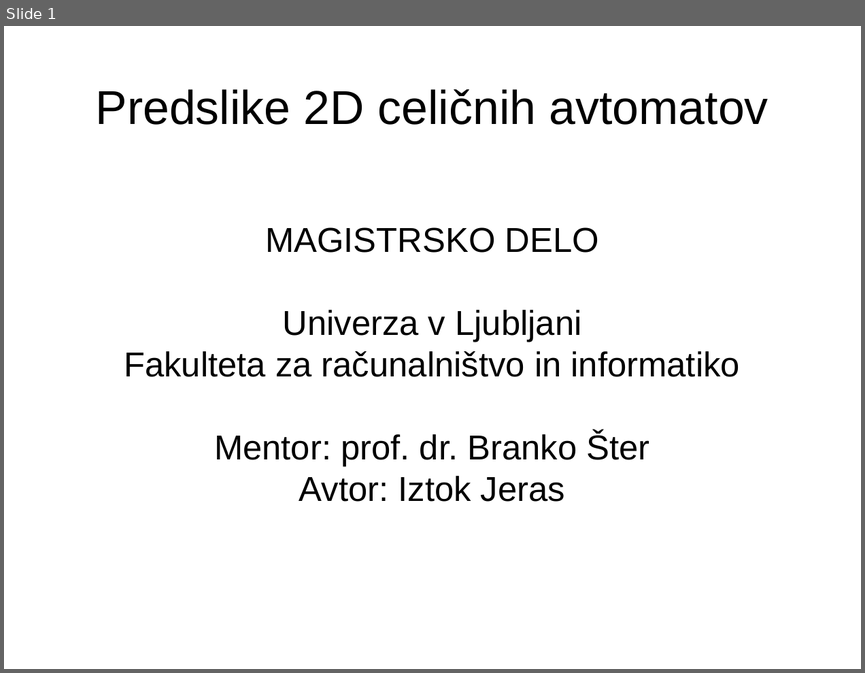
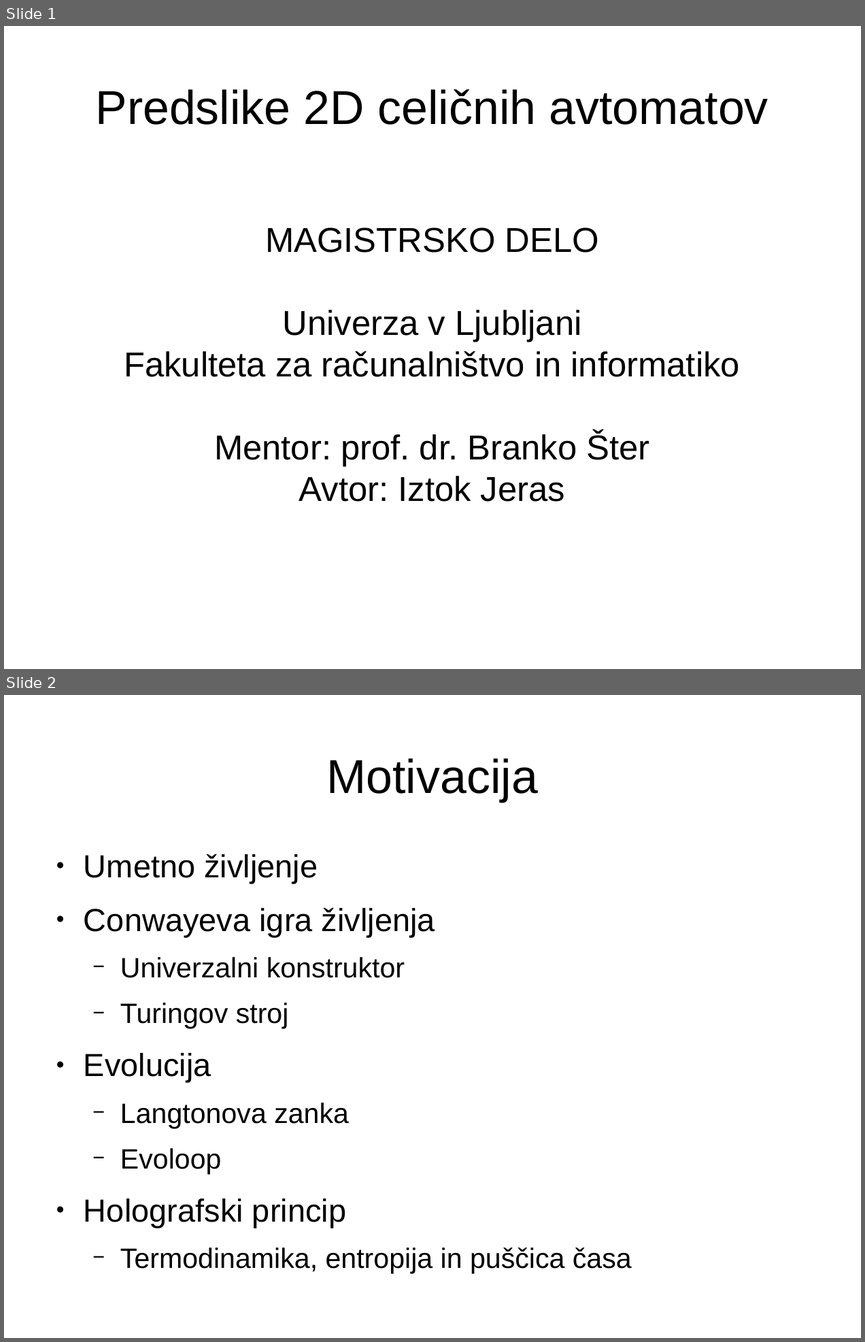
Before and after one commit to jeras/fri-latex-templates, a slide deck: predstavitev/predstavitev.odp. Shown one above the other, each under a label of ours: slide 1 before the commit, slides 1 and 2 after it. The pictures are 865x673 and 865x1342 pixels, drawn with LibreOffice and Linux fonts; fonts in the diff are those of the drawing. Boxes give left, top, right and bottom in pixels: in the first picture for what was removed or moved away, otherwise in the second. Text is boxed around its words. In the diff, an @@ line names an element or a change of style, - is before the commit and + after.

```diff
--- a/predstavitev/predstavitev.odp
+++ b/predstavitev/predstavitev.odp
@@ slide 2 added at (4,695,861,1338), background #FFFFFF @@
@@ title added at (327,758,538,802), 44 pt, text #000000 @@
+Motivacija
@@ text added at (84,853,632,1274), 25.9 pt, text #000000 @@
+● Umetno življenje
+● Conwayeva igra življenja
+  − Univerzalni konstruktor
+  − Turingov stroj
+● Evolucija
+  − Langtonova zanka
+  − Evoloop
+● Holografski princip
+  − Termodinamika, entropija in puščica časa
```
Also in this commit, not shown: 5 other slides added, 1 slide removed, 3 other files.
